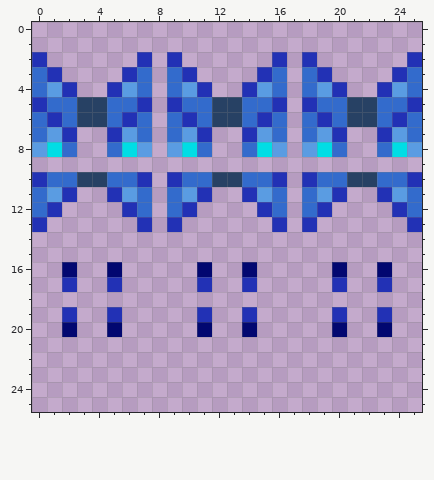
Pixel-art sprite: Sources/Modules/Myth/TheFirefly/Tiles/Furnitures/GlowWoodDoorClosedGlow.png. This is how it looked before the edit.
The file is 52x52 pixels, drawn in blocks of 2x2; one block is one cell here. The old version is drawn lined up with the new one.
And afterwards:
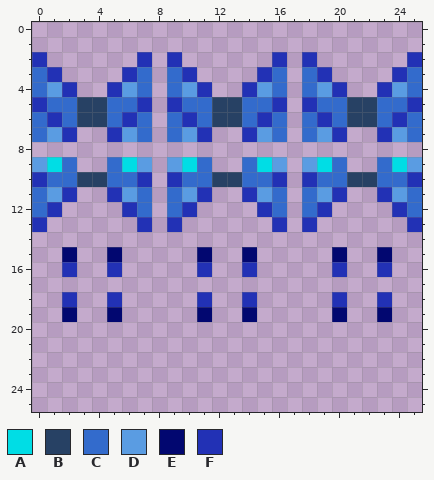
Palette (. is transparent): A #00dde5  B #274164  C #336bcc  D #5a9ce2  E #020770  F #2231b5
Changes in this commit:
whole drawing moved by +0,+1 (the old picture is shown already moved)
y 8: x 0..2 DAC -> ...; x 5..7 CAD -> ...; x 9..11 DAC -> ...; x 14..16 CAD -> ...; x 18..20 DAC -> ...; x 23..25 CAD -> ...
y 9: x 0..2 ... -> DAC; x 5..7 ... -> CAD; x 9..11 ... -> DAC; x 14..16 ... -> CAD; x 18..20 ... -> DAC; x 23..25 ... -> CAD
y 15: x 2 . -> E; x 5 . -> E; x 11 . -> E; x 14 . -> E; x 20 . -> E; x 23 . -> E
y 16: x 2 E -> F; x 5 E -> F; x 11 E -> F; x 14 E -> F; x 20 E -> F; x 23 E -> F
y 17: x 2 F -> .; x 5 F -> .; x 11 F -> .; x 14 F -> .; x 20 F -> .; x 23 F -> .
y 18: x 2 . -> F; x 5 . -> F; x 11 . -> F; x 14 . -> F; x 20 . -> F; x 23 . -> F
y 19: x 2 F -> E; x 5 F -> E; x 11 F -> E; x 14 F -> E; x 20 F -> E; x 23 F -> E
y 20: x 2 E -> .; x 5 E -> .; x 11 E -> .; x 14 E -> .; x 20 E -> .; x 23 E -> .
Where, in picture pixels (left, top, right, bottom), the same in both pictures:
changed: (32, 142, 422, 172)
changed: (62, 247, 122, 337)
changed: (197, 247, 257, 337)
changed: (332, 247, 392, 337)
